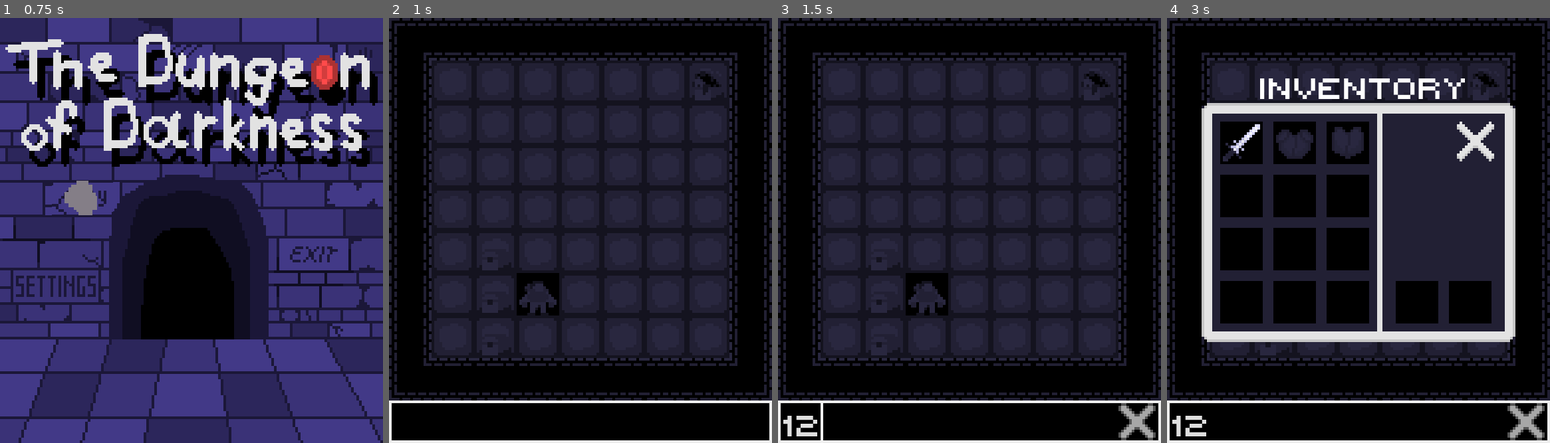
Above: before the commit, frames 1-4 (left to right).
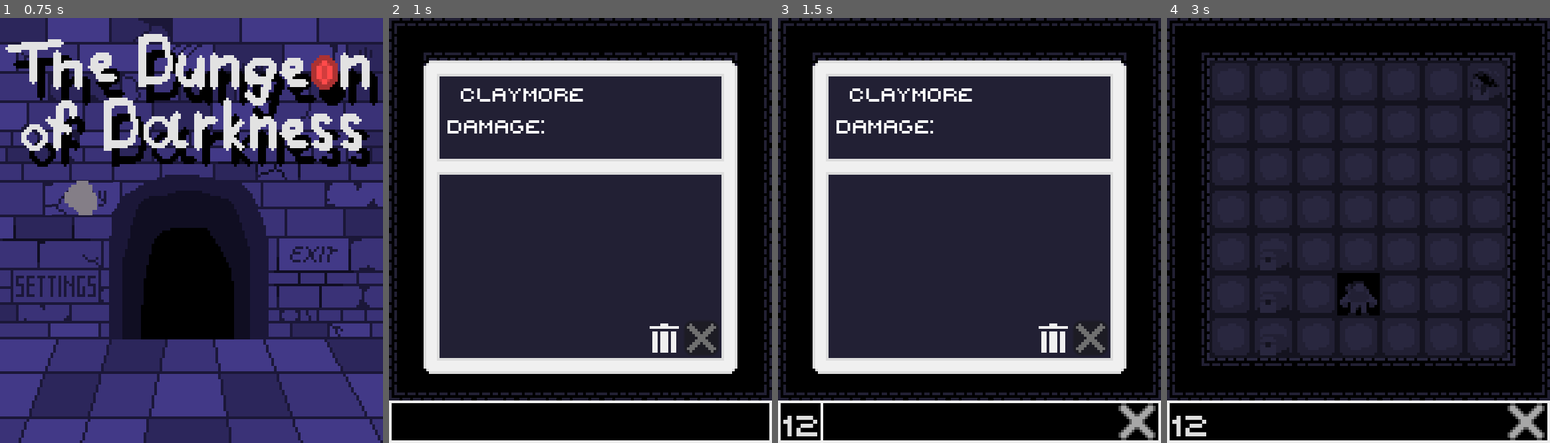
Above: after the commit, the same moments.

Repository: Portalyst/The-Dungeon-of-Darkness
Game: Godot game, scene res://scenes/menu.tscn
Two runs of this game, one before a commit and one after it. Both use one fixed random seed, a clock stepped at 60 frames per second and the inputs below.
Inputs (mouse positions are in pixels of both pictures, inside the frame that each line leads up to):
- Up to frame 1 (0.75 s): click (84, 196) at 0.5 s
- Up to frame 2 (1 s): no input
- Up to frame 3 (1.5 s): click (969, 421) at 1.27 s; type "12" at 1.35 s
- Up to frame 4 (3 s): click (1239, 141) at 2.02 s; tap Enter at 2.75 s; move the mouse to (1442, 209) at 2.77 s; hold Right (ui_right) from 2.78 s (still down); tap I (inv) at 2.85 s

Frame 1 is identical in both runs. In frame 2, 17% of the frame differs, in the area x 9-91%, y 10-84%; in frame 3, 17%; in frame 4, 24%, in the area x 9-91%, y 14-77%.

Commit message:
weapons display name fix

Diff:
--- a/scenes/armor_of_knights.tscn
+++ b/scenes/armor_of_knights.tscn
@@ -6,7 +6,7 @@
 [node name="armor of knights" instance=ExtResource("1_0qhql")]
 Name = "armor of knights"
 type = "armor"
-protection = "12"
+protection = 12
 
 [node name="Sprite2D" parent="." index="0"]
 texture = ExtResource("2_y2odl")
--- a/scenes/b_claymore.tscn
+++ b/scenes/b_claymore.tscn
@@ -4,7 +4,7 @@
 [ext_resource type="Texture2D" uid="uid://bm4wtuf6snsvp" path="res://sprites/gear/weapon/claymore/broken claymore.png" id="2_g740j"]
 
 [node name="b claymore" instance=ExtResource("1_rex5g")]
-Name = "b claymore"
+Name = "broken claymore"
 damage = "1-4"
 type = "weapon"
 
--- a/scenes/b_halberd.tscn
+++ b/scenes/b_halberd.tscn
@@ -4,7 +4,7 @@
 [ext_resource type="Texture2D" uid="uid://i0qacmcstqhw" path="res://sprites/gear/weapon/halberd/broken halberd.png" id="2_enl2b"]
 
 [node name="b halberd" instance=ExtResource("1_0rwtu")]
-Name = "b halberd"
+Name = "broken halberd"
 damage = "1-4"
 type = "weapon"
 
--- a/scenes/bone_armor.tscn
+++ b/scenes/bone_armor.tscn
@@ -6,7 +6,7 @@
 [node name="bone armor" instance=ExtResource("1_7aqkb")]
 Name = "bone armor"
 type = "armor"
-protection = "12"
+protection = 10
 
 [node name="Sprite2D" parent="." index="0"]
 texture = ExtResource("2_xcfyk")
--- a/scenes/broken_sword.tscn
+++ b/scenes/broken_sword.tscn
@@ -4,7 +4,7 @@
 [ext_resource type="Texture2D" uid="uid://bhj0dky6mala3" path="res://sprites/gear/weapon/sword/broken sword.png" id="2_v8qeo"]
 
 [node name="Broken Sword" instance=ExtResource("1_iqxxh")]
-Name = "B Sword"
+Name = "Broken Sword"
 damage = "1-4"
 type = "weapon"
 
--- a/scenes/chain_armor.tscn
+++ b/scenes/chain_armor.tscn
@@ -6,7 +6,7 @@
 [node name="chain armor" instance=ExtResource("1_8gj4y")]
 Name = "chain armor"
 type = "armor"
-protection = "10"
+protection = 10
 
 [node name="Sprite2D" parent="." index="0"]
 texture = ExtResource("2_abai3")
--- a/scenes/g_claymore.tscn
+++ b/scenes/g_claymore.tscn
@@ -4,7 +4,7 @@
 [ext_resource type="Texture2D" uid="uid://divoyq8cfrvy8" path="res://sprites/gear/weapon/claymore/greate claymore.png" id="2_rg2rj"]
 
 [node name="g claymore" instance=ExtResource("1_l2ayg")]
-Name = "G Claymore"
+Name = "Great Claymore"
 damage = "1-8"
 type = "weapon"
 
--- a/scenes/heavy_armor.tscn
+++ b/scenes/heavy_armor.tscn
@@ -6,7 +6,7 @@
 [node name="heavy armor" instance=ExtResource("1_ynga3")]
 Name = "heavy armor"
 type = "armor"
-protection = "14"
+protection = 16
 
 [node name="Sprite2D" parent="." index="0"]
 texture = ExtResource("2_1rhnq")
--- a/scenes/hero.tscn
+++ b/scenes/hero.tscn
@@ -92,7 +92,6 @@
 texture = ExtResource("1_dh7eb")
 
 [node name="CanvasLayer" type="CanvasLayer" parent="."]
-visible = false
 
 [node name="Inv" type="Sprite2D" parent="CanvasLayer"]
 position = Vector2(72, 77)
@@ -143,7 +142,6 @@
 script = ExtResource("8_ykify")
 
 [node name="ItemsMenu" type="Sprite2D" parent="CanvasLayer"]
-visible = false
 position = Vector2(72, 83)
 texture = ExtResource("6_2wlxo")
 
@@ -160,7 +158,7 @@
 offset_bottom = -42.0
 theme_override_fonts/font = ExtResource("4_5h4rp")
 theme_override_font_sizes/font_size = 10
-text = "greate claymore"
+text = " claymore"
 
 [node name="item_damage_or_res" type="Label" parent="CanvasLayer/ItemsMenu"]
 offset_left = -50.0
--- a/scenes/iron_armor.tscn
+++ b/scenes/iron_armor.tscn
@@ -6,7 +6,7 @@
 [node name="iron armor" instance=ExtResource("1_tvwxt")]
 Name = "iron armor"
 type = "armor"
-protection = "8"
+protection = 12
 
 [node name="Sprite2D" parent="." index="0"]
 texture = ExtResource("2_1sdd4")
--- a/scenes/leather_armor.tscn
+++ b/scenes/leather_armor.tscn
@@ -6,7 +6,7 @@
 [node name="leather armor" instance=ExtResource("1_tjkly")]
 Name = "leather armor"
 type = "armor"
-protection = "6"
+protection = 8
 
 [node name="Sprite2D" parent="." index="0"]
 texture = ExtResource("2_gqlte")
--- a/scenes/lightweight_heavy_armor.tscn
+++ b/scenes/lightweight_heavy_armor.tscn
@@ -6,7 +6,7 @@
 [node name="lightweight heavy armor" instance=ExtResource("1_wskcg")]
 Name = "lightweight heavy armor"
 type = "armor"
-protection = "12"
+protection = 14
 
 [node name="Sprite2D" parent="." index="0"]
 texture = ExtResource("2_aa6om")
--- a/scenes/p_claymore.tscn
+++ b/scenes/p_claymore.tscn
@@ -4,7 +4,7 @@
 [ext_resource type="Texture2D" uid="uid://b37iyl5j1susd" path="res://sprites/gear/weapon/claymore/pure claymore.png" id="2_umeo5"]
 
 [node name="p claymore" instance=ExtResource("1_pkus4")]
-Name = "p claymore"
+Name = "pure claymore"
 damage = "1-12"
 type = "weapon"
 
--- a/scenes/p_dagger.tscn
+++ b/scenes/p_dagger.tscn
@@ -4,7 +4,7 @@
 [ext_resource type="Texture2D" uid="uid://cv8og0xwkpa6j" path="res://sprites/gear/weapon/dagger/oure dagger.png" id="2_c7tij"]
 
 [node name="p dagger" instance=ExtResource("1_amxdt")]
-Name = "P Dagger"
+Name = "Pure Dagger"
 damage = "1-6"
 type = "weapon"
 
--- a/scenes/p_halberd.tscn
+++ b/scenes/p_halberd.tscn
@@ -4,7 +4,7 @@
 [ext_resource type="Texture2D" uid="uid://iqe58lbpb5jl" path="res://sprites/gear/weapon/halberd/pure halbard.png" id="2_k0t3x"]
 
 [node name="p halberd" instance=ExtResource("1_e6ocp")]
-Name = "p halberd"
+Name = "pure halberd"
 damage = "1-12"
 type = "weapon"
 
--- a/scenes/p_sword.tscn
+++ b/scenes/p_sword.tscn
@@ -4,7 +4,7 @@
 [ext_resource type="Texture2D" uid="uid://cvgpilnf1mlst" path="res://sprites/gear/weapon/sword/pure sword.png" id="2_2crgl"]
 
 [node name="p sword" instance=ExtResource("1_6vbmr")]
-Name = "p sword"
+Name = "pure sword"
 damage = "1-8"
 type = "weapon"
 
--- a/scenes/prototype_a.tscn
+++ b/scenes/prototype_a.tscn
@@ -6,7 +6,7 @@
 [node name="prototype A" instance=ExtResource("1_k0bjn")]
 Name = "protatype a"
 type = "armor"
-protection = "20"
+protection = 18
 
 [node name="Sprite2D" parent="." index="0"]
 texture = ExtResource("2_qefg4")
--- a/scenes/s_dagger.tscn
+++ b/scenes/s_dagger.tscn
@@ -4,7 +4,7 @@
 [ext_resource type="Texture2D" uid="uid://cmanibvhcfnh6" path="res://sprites/gear/weapon/dagger/sharp dagger.png" id="2_oxnns"]
 
 [node name="s dagger" instance=ExtResource("1_et7w8")]
-Name = "s dagger"
+Name = "sharp dagger"
 damage = "1-6"
 type = "weapon"
 
--- a/scenes/s_halberd.tscn
+++ b/scenes/s_halberd.tscn
@@ -4,7 +4,7 @@
 [ext_resource type="Texture2D" uid="uid://bon3aqnl0wyje" path="res://sprites/gear/weapon/halberd/sharp halbard.png" id="2_vohr7"]
 
 [node name="s halberd" instance=ExtResource("1_j531b")]
-Name = "s halberd"
+Name = "sharp halberd"
 damage = "1-12"
 type = "weapon"
 
--- a/scenes/s_sword.tscn
+++ b/scenes/s_sword.tscn
@@ -4,7 +4,7 @@
 [ext_resource type="Texture2D" uid="uid://psbbb2p03jhs" path="res://sprites/gear/weapon/sword/sharp sword.png" id="2_fnnov"]
 
 [node name="s sword" instance=ExtResource("1_dk2t0")]
-Name = "s sword"
+Name = "sharp sword"
 damage = "1-8"
 type = "weapon"
 
--- a/scenes/scaly_armor.tscn
+++ b/scenes/scaly_armor.tscn
@@ -6,7 +6,7 @@
 [node name="scaly armor" instance=ExtResource("1_mn6hf")]
 Name = "scaly armor"
 type = "armor"
-protection = "10"
+protection = 12
 
 [node name="Sprite2D" parent="." index="0"]
 texture = ExtResource("2_figrd")
